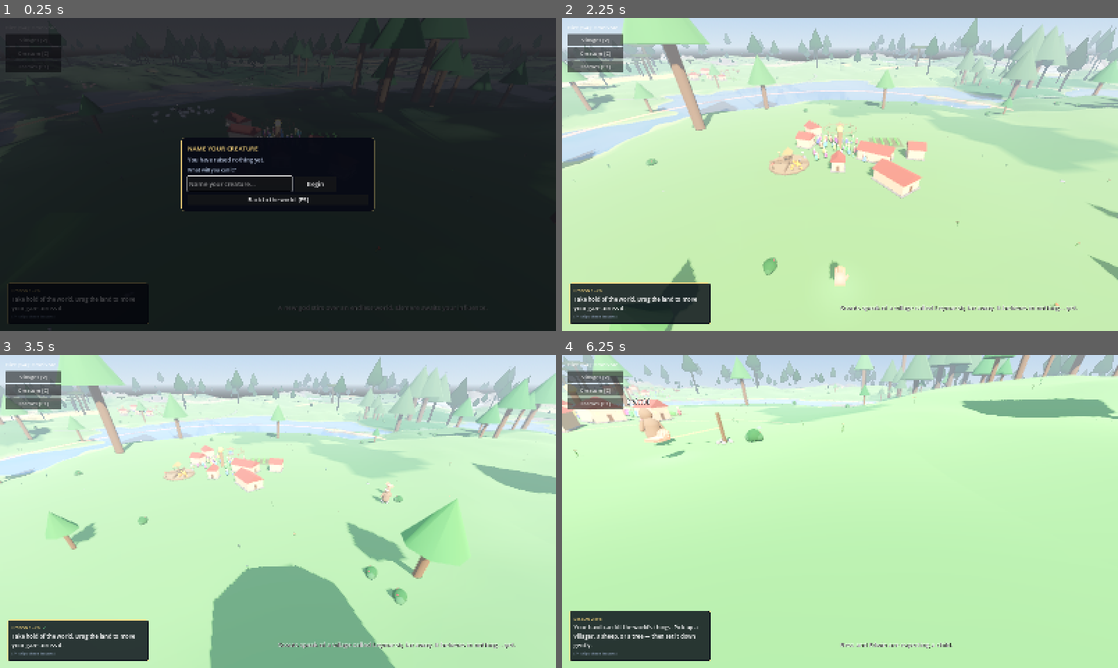
Above: before the commit, frames 1-4 (two rows, left to right).
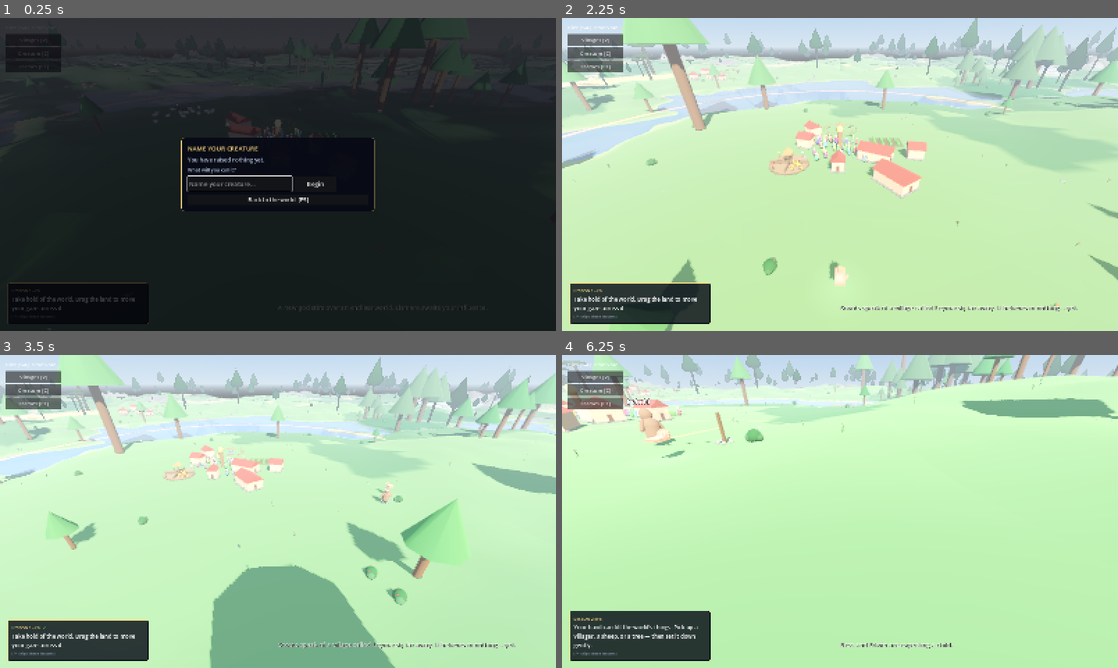
Above: after the commit, the same moments.

Repository: tjloman/tjloman
Game: Godot game, scene res://scenes/main.tscn
Same seed, same stepped clock (60 frames per second), same inputs: the game is played once before the commit and once after it.
Inputs (mouse positions are in pixels of both pictures, inside the frame that each line leads up to):
- Up to frame 1 (0.25 s): no input
- Up to frame 2 (2.25 s): click (801, 183) at 0.52 s; type "Alex" at 0.6 s; click "Begin" at 1.25 s; click "Begin" at 2 s
- Up to frame 3 (3.5 s): tap Enter at 2.75 s; move the mouse to (400, 495) at 2.77 s; hold Right from 2.78 s (still down); hold S (cam_back) from 2.78 s (still down); click (400, 495) at 2.92 s
- Up to frame 4 (6.25 s): release Right at 3.5 s; release S (cam_back) at 3.5 s; drag from (728, 527) to (812, 574) at 3.52 s; click "Creature [C]" at 4.25 s; move the mouse to (895, 442) at 5.02 s; hold Right 5.03-5.75 s; hold A (cam_left) 5.03-5.75 s; drag from (812, 574) to (673, 464) at 5.77 s

The runs differ from the first frame. In frame 2, 0.3% of the frame differs, in the area x 1-99%, y 2-77%; in frame 3, 0.2%; in frame 4, 0.5%, in the area x 0-100%, y 0-14%.

Commit message:
Real trunks one ring further out, on the tier that can hold them
Past `load_radius` a chunk carries nothing but its billboards: one
painted quad a tree, the whole chunk in a single MultiMesh. The quads
stand exactly where the trunks would — same seeded stand, same analytic
ground — so nothing MOVES when one becomes the other. But a quad is a
quad, and the line where the wood turns real is the most visible seam
left in the world.

On HIGH it now sits one ring further out: about 190 metres instead of
about 150. Thirty-two more chunks with their wood standing for real,
and nothing else about them changed — no collision, no water, nothing
scattered, nothing alive. LOW and MEDIUM are untouched, to the line: the
new ring is zero rings deep on both and the loop does not run.

What it costs is the trunks. A grassland ring is about sixty more
WildTree nodes and a rainforest ring nearly three hundred, each one a
body in every get_nodes_in_group("trees") scan in the game, which is
precisely what the billboards exist to avoid. That is the trade, and it
is why it is HIGH only.

The ground under them is NOT re-cut. Those chunks stay coarse exactly as
they are today, because both the quads and the trunks are placed off
world.height_at rather than off the mesh — so a tree stands where its
billboard stood whatever the ground beneath is cut at.

Four ways this goes wrong, and tools/wood.py holds all four: the ring
reaching past the unload ring (planted one frame, stripped the next, for
ever); the wood drawn twice, since a wooded chunk is still terrain_only
and that is what every billboard path tests; a felled wood standing back
up, on the way in or on the way out; and the scatter RNG falling out of
step, which walks every tree in the biome across the ground as you
approach it.

Two of those checks passed against the exact mutation they were written
for on the first attempt — one printed a verdict it did not test, and
the other asked whether a word appeared anywhere in a function with two
call sites. Both now test the statement.

Co-Authored-By: Claude Opus 5 <noreply@anthropic.com>
Claude-Session: https://claude.ai/code/session_01NqBKfyc5c6bViy6kUi2S7P

Diff:
--- a/scripts/quality.gd
+++ b/scripts/quality.gd
@@ -448,6 +448,24 @@
 	return [3, 4, 4][effective_tier()]
 
 
+## HOW MANY RINGS OF REAL WOOD STAND BEYOND THE RING THAT IS A PLACE.
+##
+## Past `load_radius` a chunk carries nothing but its billboards: one painted
+## quad a tree, two triangles, no node. The quads stand exactly where the trunks
+## would (both are placed off the analytic ground, off the same seeded stand),
+## so nothing MOVES when one becomes the other — but a quad is a quad, and the
+## line where the wood turns real is the most visible seam left in the world.
+##
+## One ring further out on the tier that can hold it. What that buys is the seam
+## pushed from about 150 metres to about 190; what it costs is the trunks
+## themselves — thirty-two chunks' worth of WildTree nodes, each one a body in
+## every `get_nodes_in_group("trees")` scan in the game, which is precisely what
+## the billboards exist to avoid. A desktop can afford that. A phone cannot, and
+## keeps the seam.
+func wood_beyond() -> int:
+	return [0, 0, 1][effective_tier()]
+
+
 ## HOW FAR THE LAND ITSELF IS HELD, in chunks — much wider than `load_radius`,
 ## because these two rings answer different questions. Inside `load_radius` a
 ## chunk is a place: collision to walk on, water to drown in, trees, herds,
--- a/scripts/world/chunk.gd
+++ b/scripts/world/chunk.gd
@@ -65,6 +65,11 @@
 var cell := Vector2i.ZERO
 ## Set before the chunk enters the tree. See the class note above.
 var terrain_only := false
+## REAL TRUNKS ON A CHUNK THAT IS OTHERWISE ONLY SCENERY. See `plant_the_wood`:
+## the wood ring reaches one cell further than the ring that is a place, on a
+## tier that can carry it, so this is `terrain_only` with the billboards traded
+## for the trees they stand for and nothing else changed.
+var wooded := false
 
 ## Held so the land can be RE-cut when a miracle moves the earth under it.
 var _ground: MeshInstance3D = null
@@ -144,16 +149,68 @@
 	# It costs (cells+1)^2 height samples on one frame — the same build every
 	# near chunk pays, and rate-limited the same way, because WorldGen._make_whole
 	# counts a flesh-out against CHUNKS_PER_FRAME.
+	# THE WOOD MAY ALREADY BE HERE, standing, with a bite taken out of it. The
+	# wood ring plants real trees a cell further out than this, so a chunk can
+	# arrive at the near ring with its trunks up — and some of them burned down
+	# or felled by a hand that reached out there. Scattering them again would
+	# stand the felled ones back up. See `plant_the_wood`.
+	var had_wood := wooded
+	wooded = false
 	if _cells != world.chunk_cells:
 		rebuild_terrain()   # re-cuts fine, and lays the collider and water with it
-		_scatter()
+		_scatter(not had_wood)
 		retally_boards()
 		return
 	if _ground != null and is_instance_valid(_ground):
 		_ground.cast_shadow = GeometryInstance3D.SHADOW_CASTING_SETTING_ON
 	_build_collider()
 	_build_water()
-	_scatter()
+	_scatter(not had_wood)
+	retally_boards()
+
+
+## TRUNKS INSTEAD OF QUADS, on a chunk that is still only scenery.
+##
+## Everything else about it stays exactly as it was — no collision, no water,
+## nothing scattered, nothing alive — because the seam this closes is a visual
+## one and nothing else out here is worth simulating. The trees are planted from
+## the stand the billboards were drawn from, so not one of them moves.
+##
+## Returns true when it actually planted something, so the streamer can charge
+## it against the frame's building budget like any other chunk work.
+func plant_the_wood() -> bool:
+	if wooded or not terrain_only:
+		return false
+	# WHAT SURVIVED, not what the seed said — the same rule the boards follow.
+	# A wood you logged from inside the near ring must not stand back up when
+	# you step out of it and the trunks come back.
+	if not _stand_known:
+		_stand_kept = _tree_stand(world.chunk_rng(cell))
+		_stand_known = true
+	wooded = true
+	if _stand_kept.is_empty():
+		return false
+	for old in _boards:
+		if is_instance_valid(old):
+			old.queue_free()
+	_boards.clear()
+	_plant_stand(_stand_kept)
+	return true
+
+
+## AND QUADS AGAIN. The reverse, for a chunk the player has walked away from —
+## which reads the trees as they now stand before freeing them, so an axe or a
+## fireball that reached out here is remembered by the billboards.
+func board_the_wood() -> void:
+	if not wooded:
+		return
+	wooded = false
+	_stand_kept = _standing_stand()
+	_stand_known = true
+	for node in _standing:
+		if is_instance_valid(node):
+			node.queue_free()
+	_standing.clear()
 	retally_boards()
 
 
@@ -442,6 +499,15 @@
 ## survived you — otherwise a wood you logged would stand back up the moment you
 ## turned around.
 func retally_boards() -> void:
+	# A WOODED CHUNK ALREADY HAS ITS TREES, and boards over the top of them
+	# would be the wood drawn twice. Everything that can change the wood out
+	# there comes through this one door — a fell (WildTree), a burn, the ground
+	# moving under it (`rebuild_terrain`), the coarsening — so the guard is here
+	# rather than at four call sites, three of which nobody would think of.
+	# `board_the_wood` is the only way out of the state and clears the flag
+	# before it asks.
+	if wooded:
+		return
 	for old in _boards:
 		if is_instance_valid(old):
 			old.queue_free()
@@ -602,7 +668,11 @@
 
 ## Scatter --------------------------------------------------------------------
 
-func _scatter() -> void:
+## `plant_wood` is false for a chunk that already has its trees standing — the
+## wood ring got there first. The stand is still DRAWN either way, because the
+## far ring replays this same stream to decide where its billboards go and the
+## two falling out of step would walk the trees across the ground.
+func _scatter(plant_wood := true) -> void:
 	var rng := world.chunk_rng(cell)
 	var biome := world.biome_at(
 		position.x + WorldGen.CHUNK_SIZE * 0.5, position.z + WorldGen.CHUNK_SIZE * 0.5)
@@ -612,7 +682,9 @@
 	# bearing: the far ring replays this same stream to decide where the
 	# billboards go, and if the two ever fall out of step the trees move as you
 	# walk up to them.
-	_plant_stand(_tree_stand(rng))
+	var stand := _tree_stand(rng)
+	if plant_wood:
+		_plant_stand(stand)
 	match biome:
 		"forest":
 			_scatter_deposits(rng, rng.randi_range(1, 4))
--- a/scripts/world/world_gen.gd
+++ b/scripts/world/world_gen.gd
@@ -104,6 +104,13 @@
 ## declaration has to come before the ordinary ones.)
 var load_radius := 2
 var unload_radius := 3
+## HOW FAR REAL TREES STAND — `load_radius` plus whatever the tier will carry.
+##
+## Never past `unload_radius`, and that bound is load-bearing rather than
+## tidiness: a chunk beyond the unload ring is stripped of everything living on
+## it, so a wood ring that reached further would plant trunks on a cell one
+## frame and strip them the next, for ever.
+var wood_radius := 2
 
 ## HOW FAR THE LAND ITSELF REACHES, in chunks — see Quality.sight_radius. Past
 ## `unload_radius` and out to here, a chunk is built as bare ground and nothing
@@ -180,6 +187,7 @@
 	load_radius = Quality.load_radius()
 	unload_radius = Quality.unload_radius()
 	sight_radius = maxi(Quality.sight_radius(), unload_radius)
+	wood_radius = mini(load_radius + Quality.wood_beyond(), unload_radius)
 	chunk_cells = Quality.chunk_cells()
 	reseed(world_seed)
 
@@ -880,6 +888,19 @@
 		made += 1
 		if _frame_spent(made):
 			return true
+	# AND THEN THE WOOD, one ring further out where the tier allows it. After
+	# the places, always: a cell you are about to walk into is worth more than
+	# a skyline, and this is a skyline.
+	for ring in range(load_radius + 1, wood_radius + 1):
+		for cell: Vector2i in _ring_cells(center, ring):
+			var cached = _chunks.get(cell)
+			if cached == null or not is_instance_valid(cached):
+				continue
+			if not (cached as Chunk).plant_the_wood():
+				continue
+			made += 1
+			if _frame_spent(made):
+				return true
 	return false
 
 
@@ -1004,6 +1025,11 @@
 			_chunks.erase(cell)
 			continue
 		var chunk := cached as Chunk
+		# THE WOOD GOES BACK TO BILLBOARDS FIRST, one ring before everything
+		# else goes. A chunk that was never a place still has its trunks to
+		# put away.
+		if out > wood_radius:
+			chunk.board_the_wood()
 		if out > unload_radius:
 			chunk.strip_down()
 		# A chunk left cut for walking on that nobody can walk to. This sweep
Not shown, added: tools/wood.py
